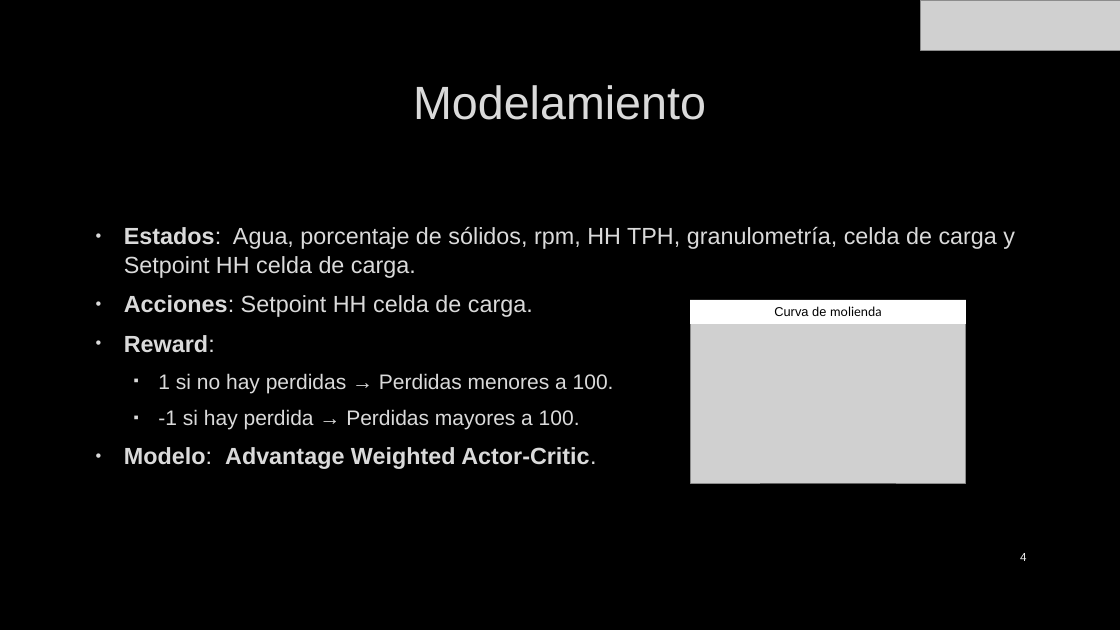
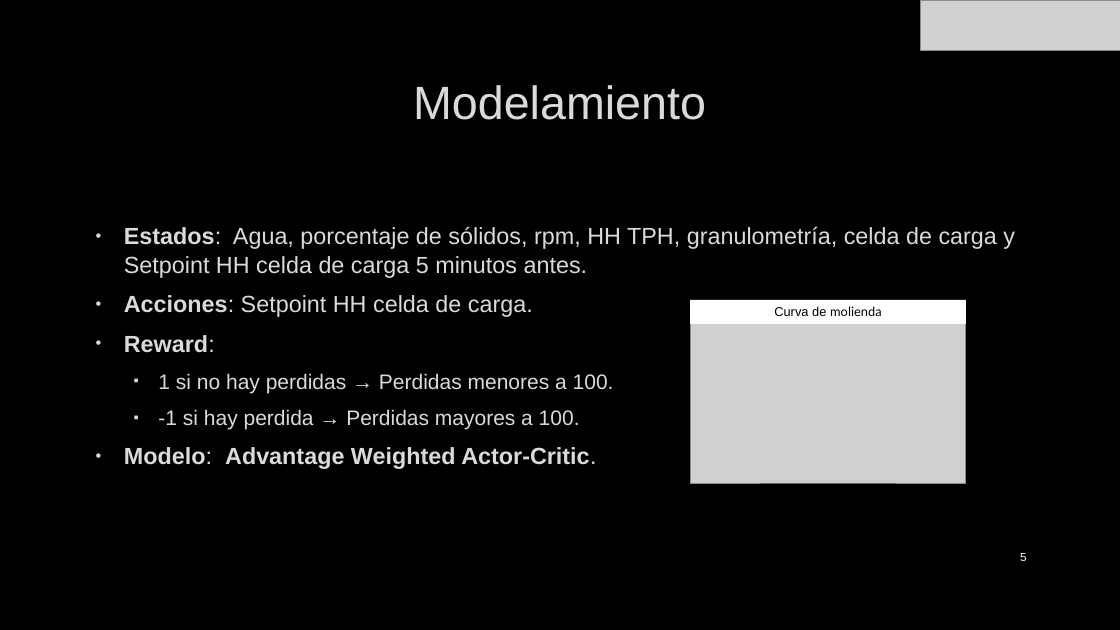
Before and after one commit to JLCdata/Reinforcement-Learning, a slide deck: slide 5 of Proyecto final - Offline Reinforcement Learning/Presentación final.pptx (slide 4 before the commit). Drawn at 1120x630 pixels with LibreOffice and Linux fonts; fonts in the diff are those of the drawing; grey boxes stand for pictures; background and template pictures are left out. Boxes give left, top, right and bottom in pixels: in the first picture for what was removed or moved away, otherwise in the second. Text is boxed around its words. In the diff, an @@ line names an element or a change of style, - is before the commit and + after.

```diff
--- a/Proyecto final - Offline Reinforcement Learning/Presentación final.pptx
+++ b/Proyecto final - Offline Reinforcement Learning/Presentación final.pptx
@@ text at (124, 226, 1015, 278): text changed @@
-• Estados: Agua, porcentaje de sólidos, rpm, HH TPH, granulometría, celda de carga y Setpoint HH celda de carga.
+• Estados: Agua, porcentaje de sólidos, rpm, HH TPH, granulometría, celda de carga y Setpoint HH celda de carga 5 minutos antes.
@@ page number at (1020, 553, 1026, 561): text changed @@
-4
+5
```
Also in this commit, not shown: 6 other slides changed, 3 slides added, 8 other files.
